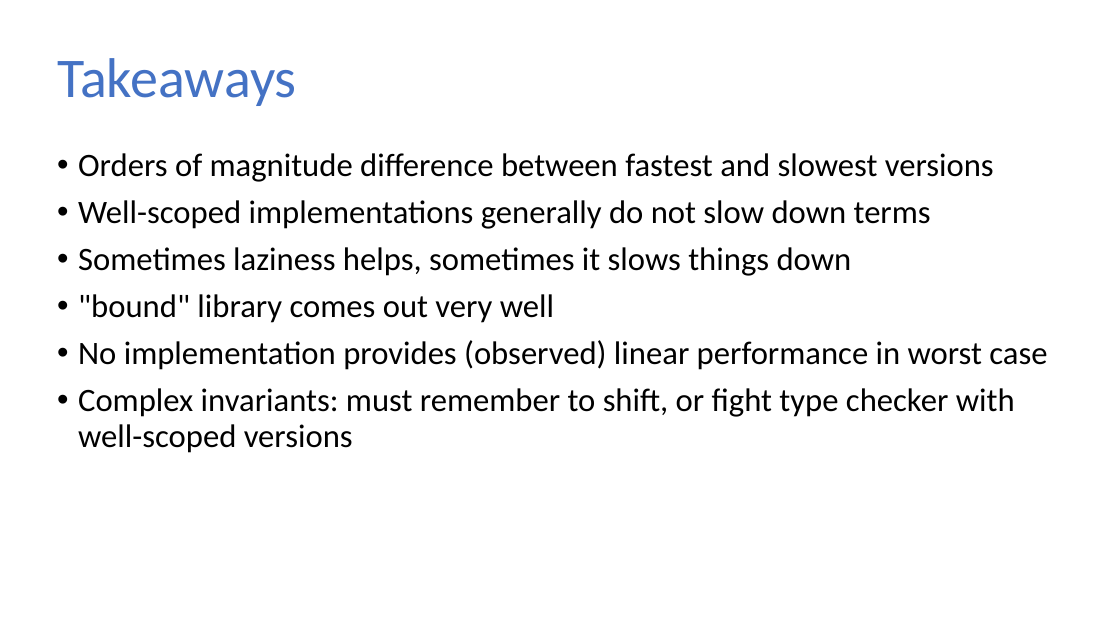
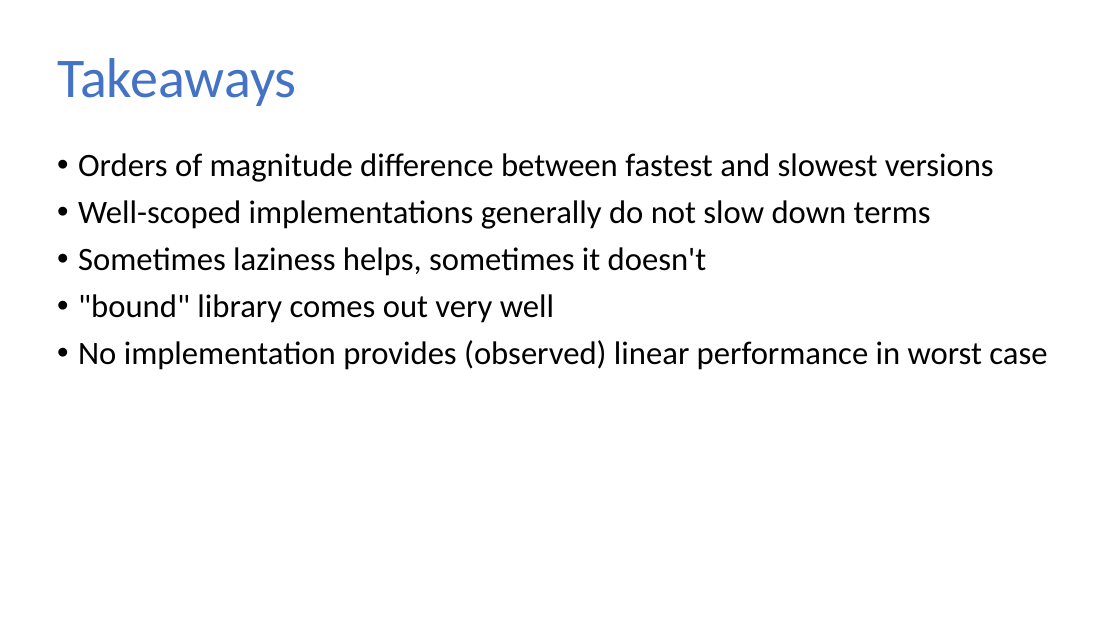
Before and after one commit to sweirich/lambda-n-ways, a slide deck: slide 33 of plclub-2021.pptx. Drawn at 1120x630 pixels with LibreOffice and Linux fonts; fonts in the diff are those of the drawing. Boxes give left, top, right and bottom in pixels: in the first picture for what was removed or moved away, otherwise in the second. Text is boxed around its words. In the diff, an @@ line names an element or a change of style, - is before the commit and + after.

```diff
--- a/plclub-2021.pptx
+++ b/plclub-2021.pptx
@@ text at (x1=78, y1=247, x2=707, y2=276): text changed @@
-• Sometimes laziness helps, sometimes it slows things down
+• Sometimes laziness helps, sometimes it doesn't
@@ text at (x1=78, y1=388, x2=1015, y2=453): paragraph removed @@
-• Complex invariants: must remember to shift, or fight type checker with well-scoped versions
```
Also in this commit, not shown: 12 other slides changed, 1 slide added, 2 slides removed, 13 other files.
